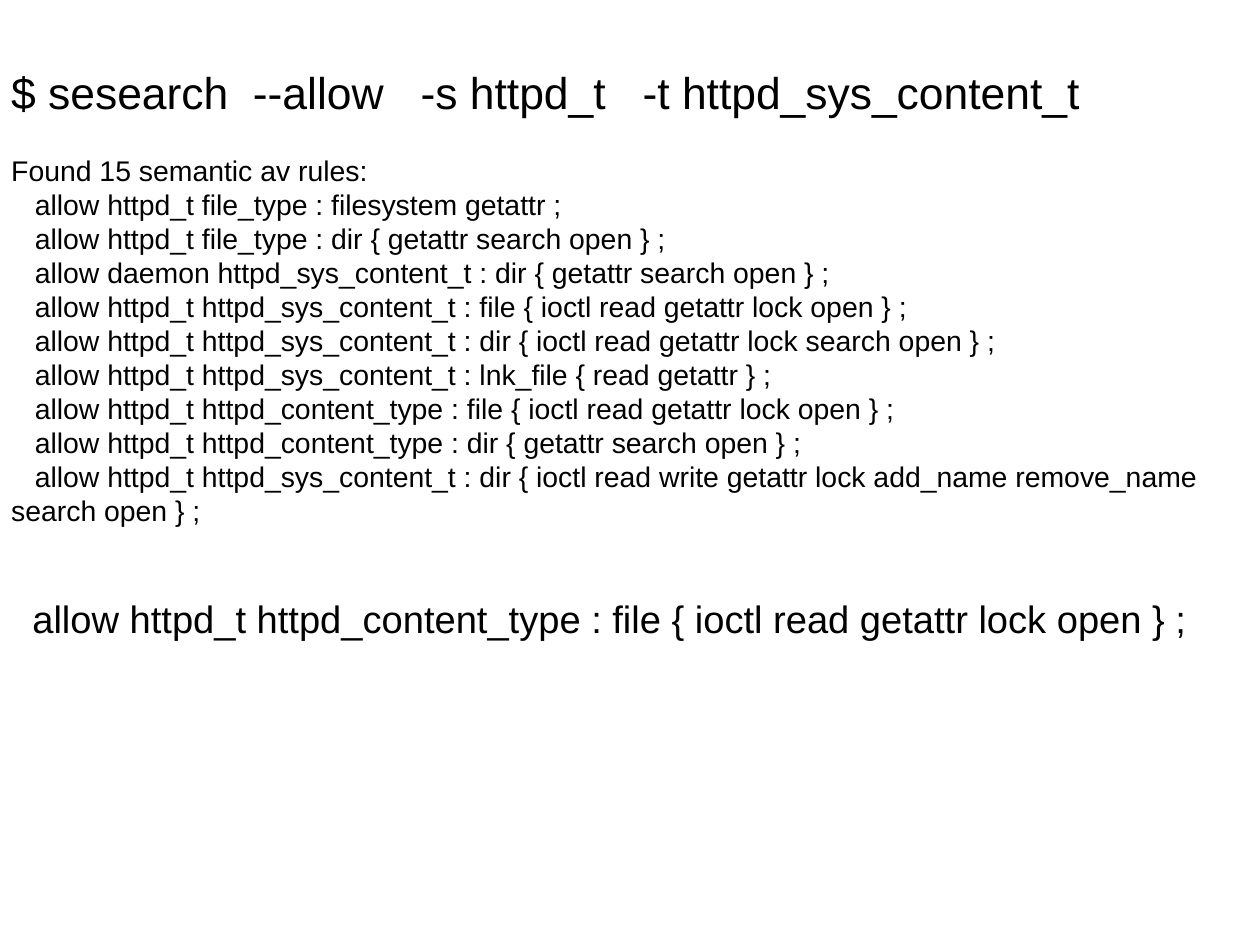
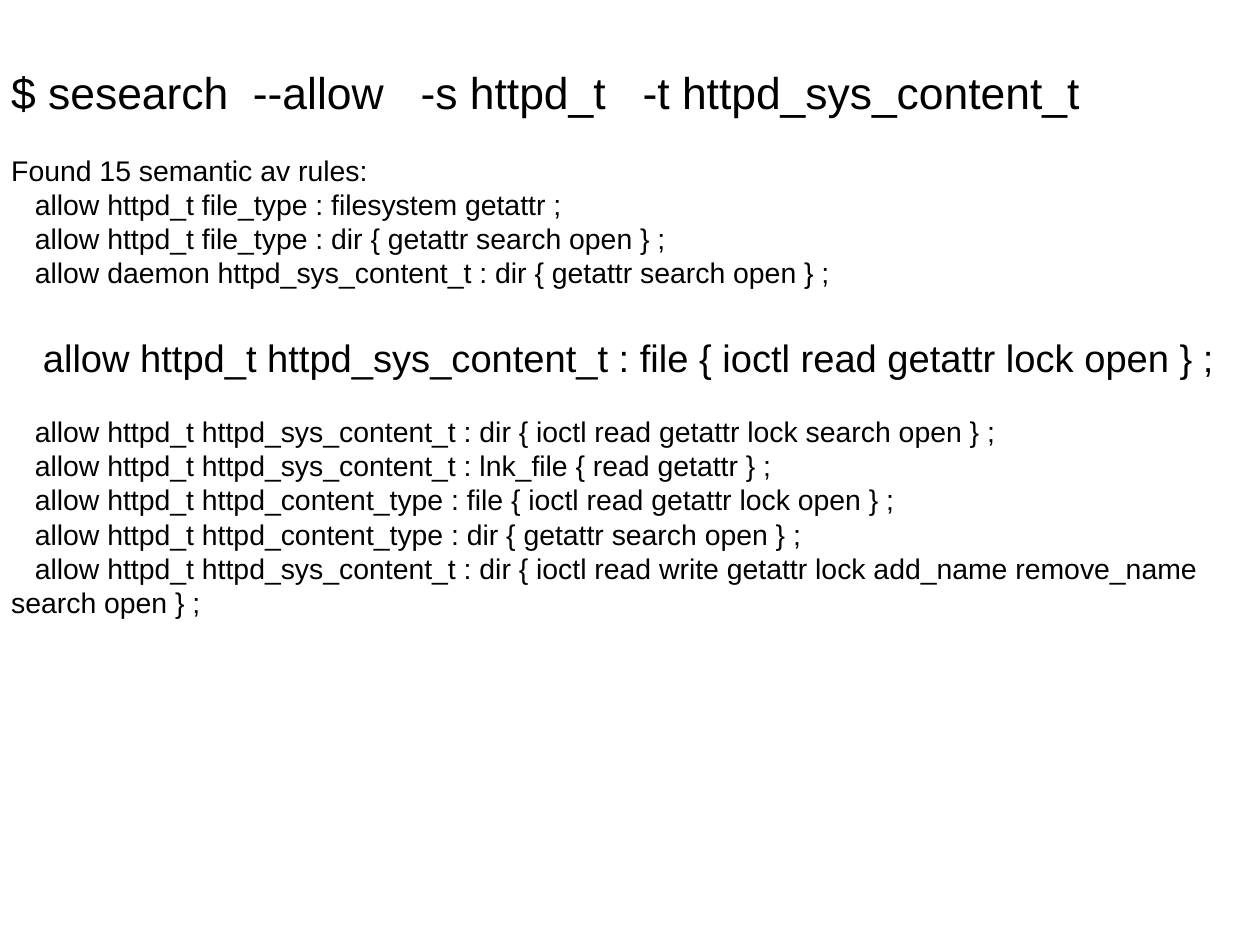
Before and after one commit to laubersm/LauberSolutions, a slide deck: slide 10 of SELinux/ItsAboutTheLabels-screen4-3.odp (slide 7 before the commit). Drawn at 1260x945 pixels with LibreOffice and Linux fonts; fonts in the diff are those of the drawing. Boxes give left, top, right and bottom in pixels: in the first picture for what was removed or moved away, otherwise in the second. Text is boxed around its words. In the diff, an @@ line names an element or a change of style, - is before the commit and + after.

```diff
--- a/SELinux/ItsAboutTheLabels-screen4-3.odp
+++ b/SELinux/ItsAboutTheLabels-screen4-3.odp
@@ text at (43,344,1169,380): size 17.9 to 24 pt in "allow httpd_t httpd_sys_content_t : file { ioctl ..." @@
@@ text at (32,605,1142,641): paragraph removed @@
-allow httpd_t httpd_content_type : file { ioctl read getattr lock open } ;
```
Also in this commit, not shown: 7 other slides changed, 6 slides added, 2 other files.
